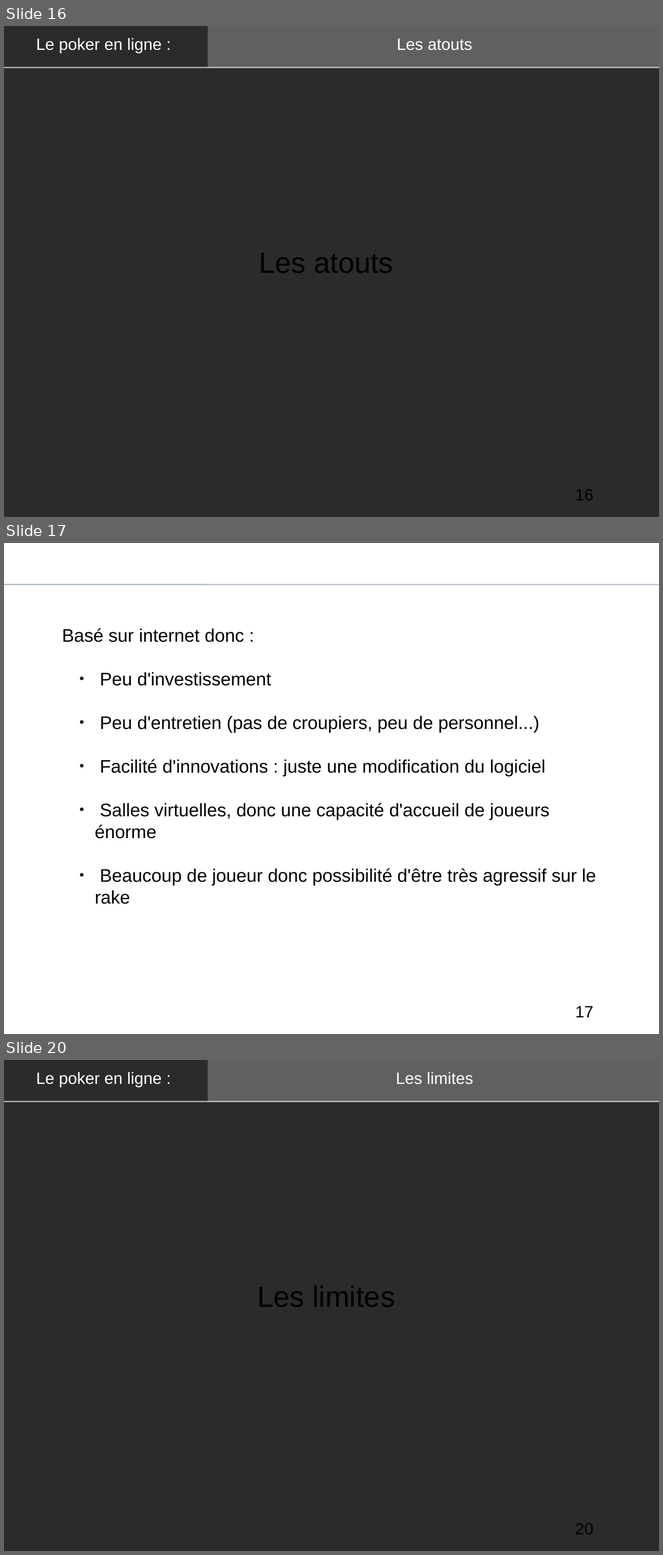
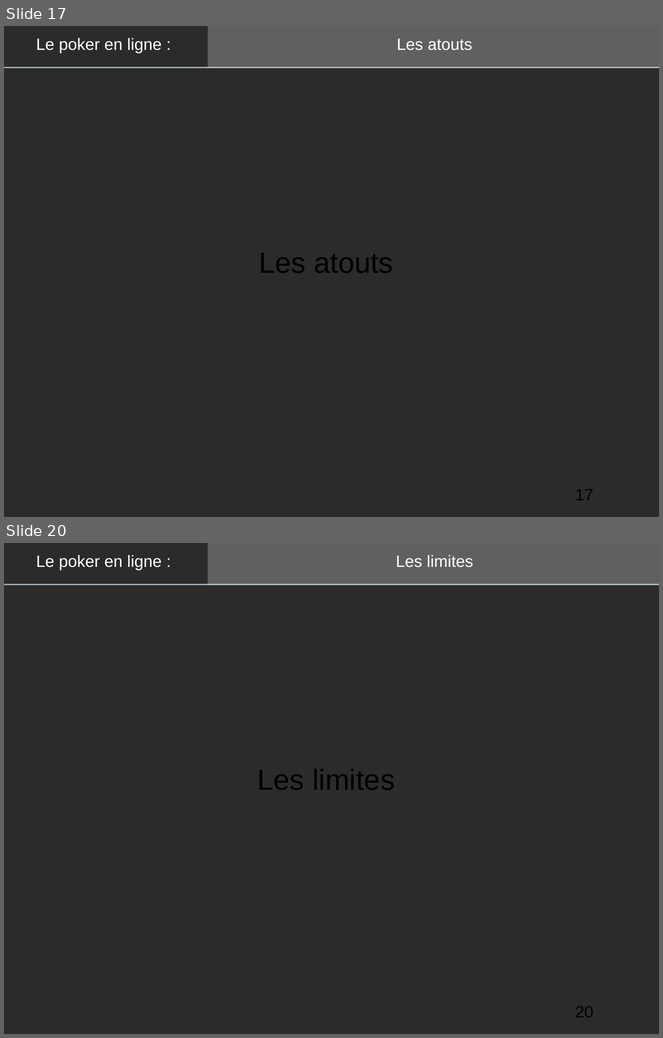
Before and after one commit to OlivierK/economie, a slide deck: presentation.odp. Shown one above the other, each under a label of ours: slides 16, 17 and 20 before the commit, slides 17 and 20 after it; the slides between them are not shown. The pictures are 663x1555 and 663x1038 pixels, drawn with LibreOffice and Linux fonts; fonts in the diff are those of the drawing; background and template pictures are left out; a plain dark background stands for a picture behind light text. Boxes give left, top, right and bottom in pixels: in the first picture for what was removed or moved away, otherwise in the second. Text is boxed around its words. In the diff, an @@ line names an element or a change of style, - is before the commit and + after.

```diff
--- a/presentation.odp
+++ b/presentation.odp
@@ slide 17 removed at (x1=4, y1=543, x2=659, y2=1034), background picture (left out); not listed: 1 template element that a slide beside it also shows @@
@@ text removed at (x1=4, y1=548, x2=210, y2=574) @@
-Le modèle économique :
@@ rectangle removed at (x1=208, y1=543, x2=659, y2=585) @@
@@ text removed at (x1=210, y1=548, x2=649, y2=574) @@
-Les atouts
@@ text removed at (x1=62, y1=628, x2=596, y2=904) @@
-Basé sur internet donc :
-  ● Peu d'investissement
-  ● Peu d'entretien (pas de croupiers, peu de personnel...)
-  ● Facilité d'innovations : juste une modification du logiciel
-  ● Salles virtuelles, donc une capacité d'accueil de joueurs énorme
-  ● Beaucoup de joueur donc possibilité d'être très agressif sur le rake
@@ page number removed at (x1=575, y1=1006, x2=594, y2=1018) @@
-17
@@ what was slide 16 is now slide 17 @@
@@ page number at (x1=575, y1=490, x2=594, y2=501): text changed @@
-16
+17
```
Also in this commit, not shown: 8 slides changed, 1 slide added, 1 other file.
